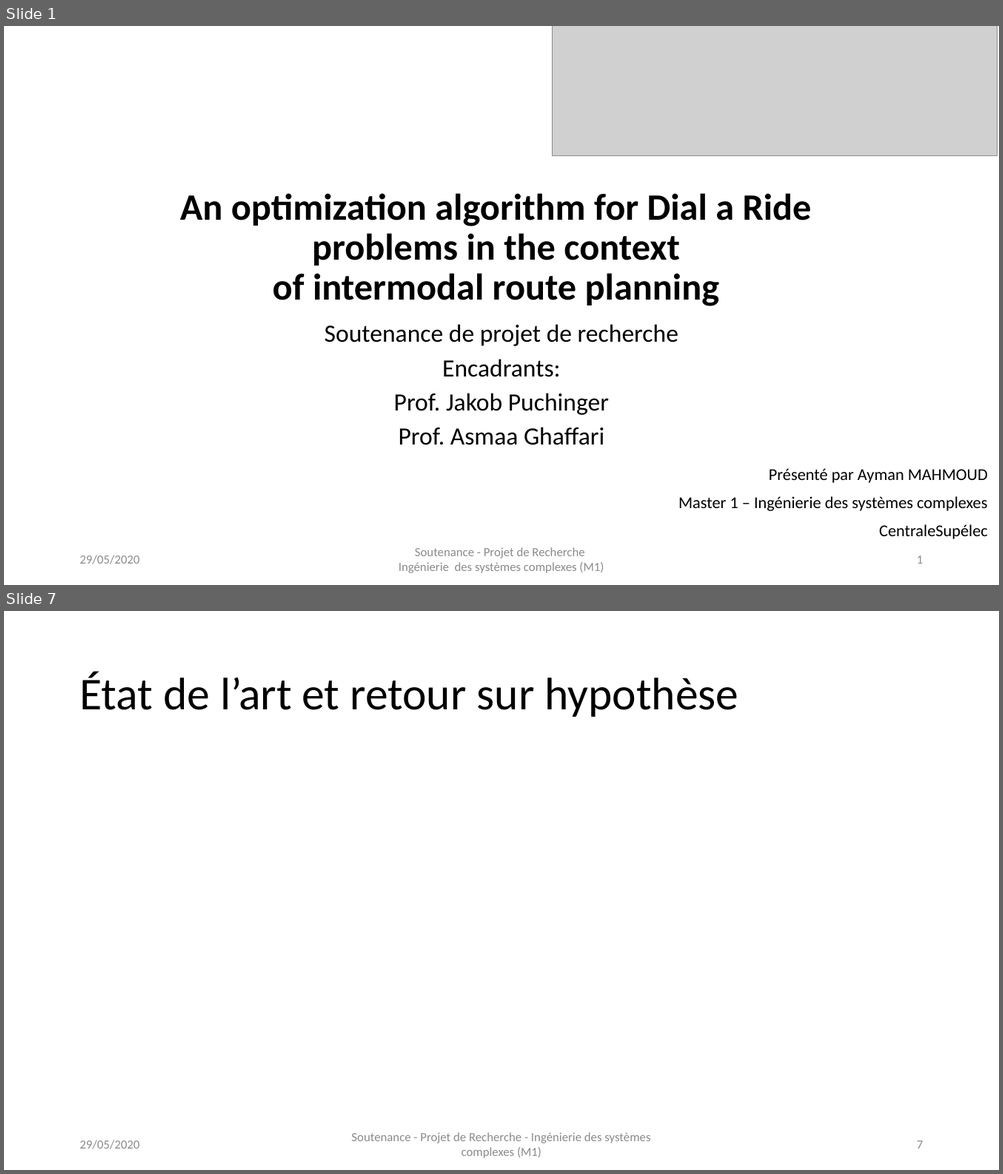
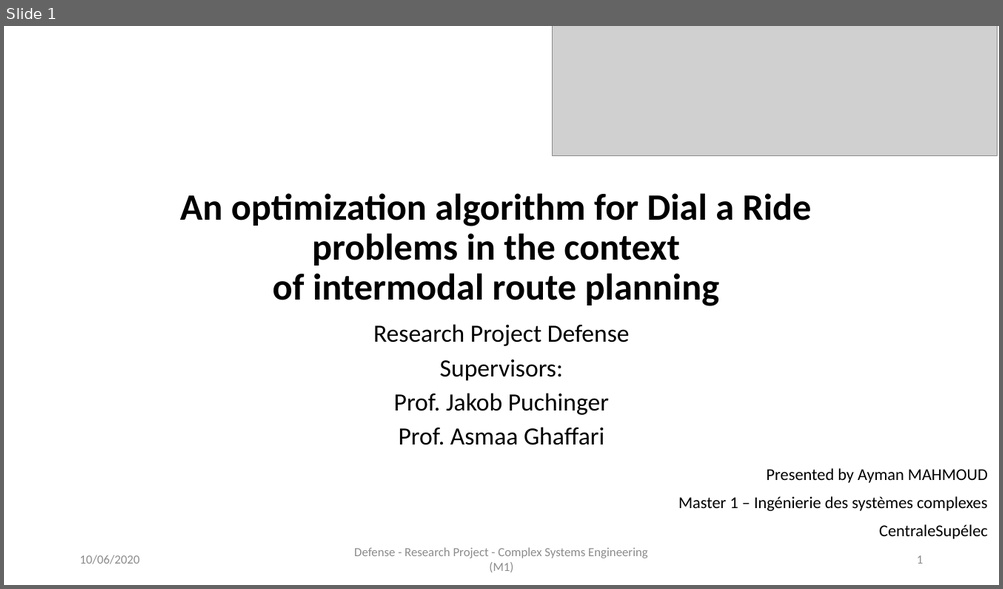
Before and after one commit to AymanABDELHAMID/OD_MTO_DARP, a slide deck: Presentation/presentation_AymanMahmoud.pptx. Shown one above the other, each under a label of ours: slides 1 and 7 before the commit, slide 1 after it; the slides between them are not shown. The pictures are 1003x1174 and 1003x589 pixels, drawn with LibreOffice and Linux fonts; fonts in the diff are those of the drawing; grey boxes stand for pictures. Boxes give left, top, right and bottom in pixels: in the first picture for what was removed or moved away, otherwise in the second. Text is boxed around its words. In the diff, an @@ line names an element or a change of style, - is before the commit and + after.

```diff
--- a/Presentation/presentation_AymanMahmoud.pptx
+++ b/Presentation/presentation_AymanMahmoud.pptx
@@ slide 7 removed at [4, 611, 999, 1170], background #FFFFFF @@
@@ title removed at [79, 672, 738, 717] @@
-État de l’art et retour sur hypothèse
@@ text removed at [79, 1140, 139, 1150] @@
-29/05/2020
@@ text removed at [351, 1133, 650, 1159] @@
-Soutenance - Projet de Recherche - Ingénierie des systèmes complexes (M1)
@@ page number removed at [916, 1141, 922, 1149] @@
-7
@@ slide 1 changed as well @@
@@ subtitle at [373, 324, 629, 381]: text changed @@
-Soutenance de projet de recherche
-Encadrants:
+Research Project Defense
+Supervisors:
@@ text at [766, 469, 987, 483]: text changed @@
-Présenté par Ayman MAHMOUD
+Presented by Ayman MAHMOUD
@@ text at [79, 555, 139, 565]: text changed @@
-29/05/2020
+10/06/2020
@@ text at [354, 548, 648, 573]: text changed @@
-Soutenance - Projet de Recherche
-Ingénierie des systèmes complexes (M1)
+Defense - Research Project - Complex Systems Engineering (M1)
```
Also in this commit, not shown: 9 other slides changed, 22 slides added, 7 other slides removed, 3 other files.
